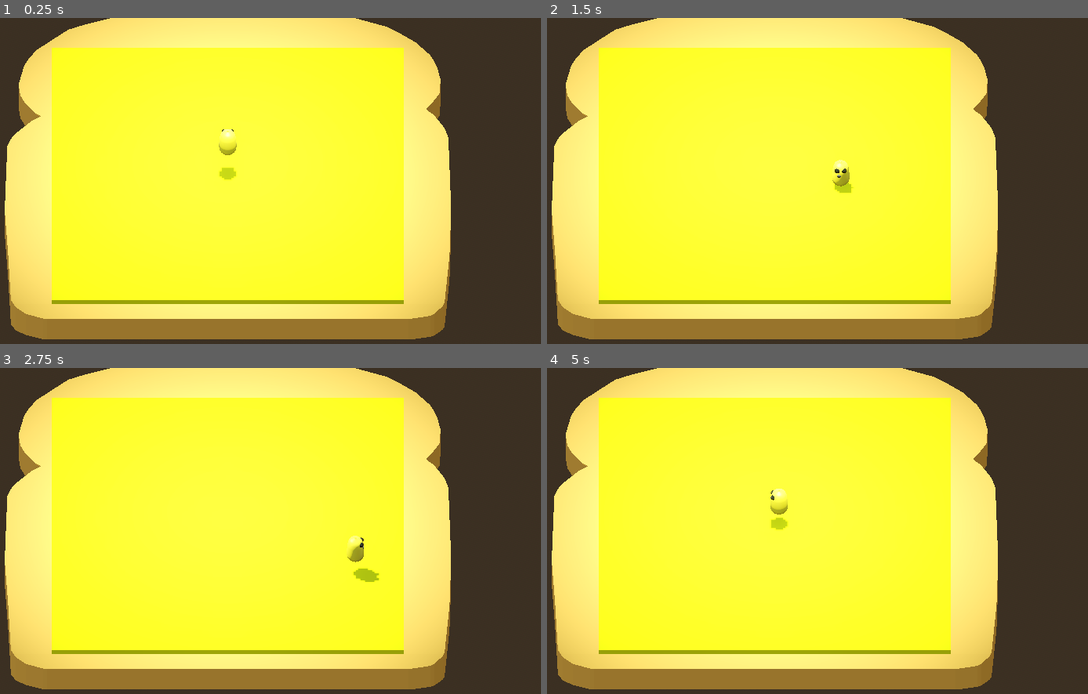
Above: before the commit, frames 1-4 (two rows, left to right).
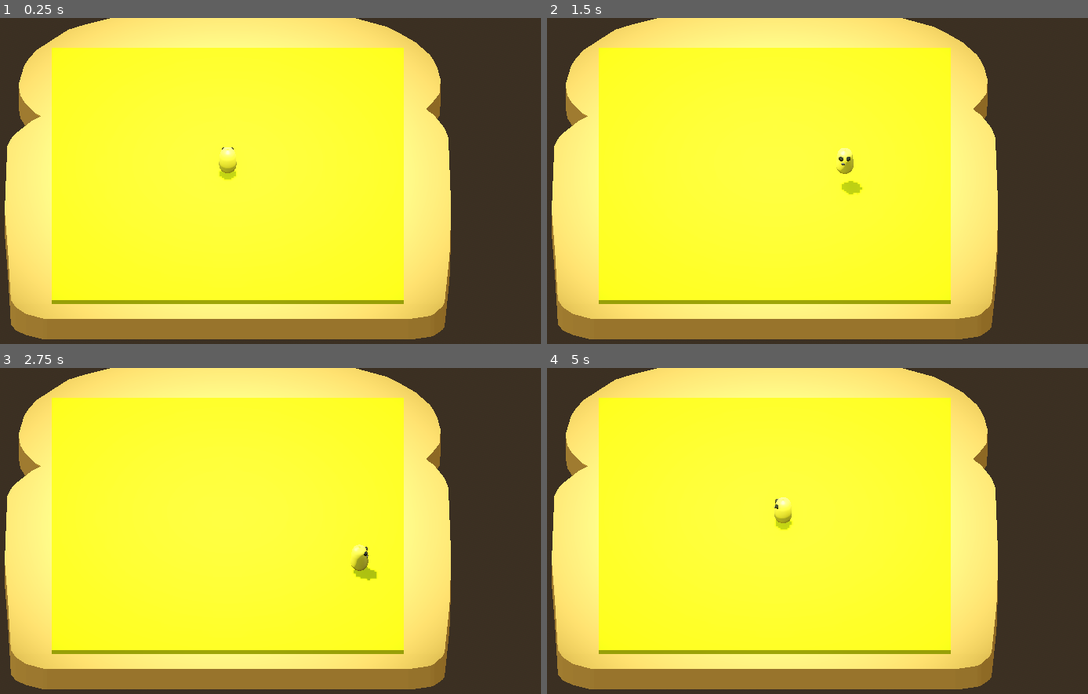
Above: after the commit, the same moments.

Repository: wolfthewizard/mages-breakfast
Game: Godot game, scene res://scenes/environments/level/level.tscn
The game is run twice, just before and just after one commit, with the same random seed, the same clock (stepped at 60 frames per second) and the same inputs.
Inputs:
- Up to frame 1 (0.25 s): no input
- Up to frame 2 (1.5 s): hold D (right) 0.53-1.28 s; tap Space (jump) at 0.77 s; hold S (down) from 1.28 s (still down)
- Up to frame 3 (2.75 s): tap Space (jump) at 1.52 s; release S (down) at 2.03 s; hold D (right) from 2.03 s (still down)
- Up to frame 4 (5 s): release D (right) at 2.78 s; hold W (up) 2.78-3.53 s; tap Space (jump) at 3.02, 3.77, 4.52 s; hold A (left) from 3.53 s (still down)

The runs differ from the first frame. In frame 1, 0.3% of the frame differs, in the area x 40-44%, y 34-48%; in frame 2, 0.4%, in the area x 52-59%, y 39-55%; in frame 3, 0.3%; in frame 4, 0.4%.

Commit message:
added wip knife attack animation

Diff:
--- /dev/null
+++ b/Mage's Breakfast/scenes/entities/knife/knife.gd
@@ -0,0 +1,36 @@
+class_name Knife extends Node3D
+
+
+@export var player: CharacterBody3D
+@export var attack_preparation: float = 1
+@export var attack_delay: float = 0.2
+@export var attack_duration: float = 5
+
+var tween: Tween
+
+
+
+func _ready():
+	mow_attack(Vector3(0, 0.1, 0.08), Vector3(0, 0.1, -0.08))
+	#tween = create_tween().set_trans(Tween.TRANS_CUBIC)
+	#tween.tween_property(self, "global_position", Vector3(-.08, global_position.y, global_position.z), 1)
+
+
+func _physics_process(delta):
+	pass
+
+
+func mow_attack(from: Vector3, to: Vector3):
+	var original_position = global_position
+	var angle = from.angle_to(to)
+	tween = create_tween().set_trans(Tween.TRANS_CUBIC).set_parallel(true)
+	tween.tween_property(self, "global_position", from, attack_preparation)
+	tween.tween_property(self, "basis", Basis.looking_at(to, Vector3.UP), attack_preparation)
+	tween.chain().tween_property(self, "", null, attack_delay)
+	tween.chain().tween_property(self, "global_position", to, attack_duration)
+	tween.chain().tween_property(self, "global_position", original_position, attack_preparation)
+
+
+func _on_killbox_body_entered(body):
+	if body == player:
+		player.queue_free()
--- a/Mage's Breakfast/scenes/entities/knife/knife.tscn
+++ b/Mage's Breakfast/scenes/entities/knife/knife.tscn
@@ -1,4 +1,6 @@
-[gd_scene load_steps=5 format=3 uid="uid://dt1gk0r2prpa3"]
+[gd_scene load_steps=6 format=3 uid="uid://dt1gk0r2prpa3"]
+
+[ext_resource type="Script" path="res://scenes/entities/knife/knife.gd" id="1_suyes"]
 
 [sub_resource type="StandardMaterial3D" id="StandardMaterial3D_yjm2p"]
 resource_name = "metal"
@@ -41,16 +43,22 @@
 blend_shape_mode = 0
 shadow_mesh = SubResource("ArrayMesh_mln21")
 
-[sub_resource type="BoxShape3D" id="BoxShape3D_36mpa"]
-size = Vector3(0.018396, 0.002, 0.0892725)
+[sub_resource type="BoxShape3D" id="BoxShape3D_ufn0c"]
+size = Vector3(0.0149814, 0.002, 0.0939663)
 
-[node name="knife" type="AnimatableBody3D"]
+[node name="Knife" type="Node3D"]
+script = ExtResource("1_suyes")
 
 [node name="Knife" type="MeshInstance3D" parent="."]
-transform = Transform3D(1, 0, 0, 0, 1, 0, 0, 0, 1, 0, 0, 0.0475965)
+transform = Transform3D(-4.37114e-08, 0, 1, 0, 1, 0, -1, 0, -4.37114e-08, 0.048, 0, 0)
 mesh = SubResource("ArrayMesh_peqb2")
 skeleton = NodePath("")
 
-[node name="CollisionShape3D" type="CollisionShape3D" parent="."]
-transform = Transform3D(1, 0, 0, 0, 1, 0, 0, 0, 1, -0.00282593, 0, -0.00272705)
-shape = SubResource("BoxShape3D_36mpa")
+[node name="Killbox" type="Area3D" parent="."]
+transform = Transform3D(-4.37114e-08, 0, 1, 0, 1, 0, -1, 0, -4.37114e-08, 0, 0, 0)
+
+[node name="CollisionShape3D" type="CollisionShape3D" parent="Killbox"]
+transform = Transform3D(1, 0, 0, 0, 1, 0, 0, 0, 1, -0.00150928, 0, -0.00218335)
+shape = SubResource("BoxShape3D_ufn0c")
+
+[connection signal="body_entered" from="Killbox" to="." method="_on_killbox_body_entered"]
--- a/Mage's Breakfast/scenes/environments/level/level.tscn
+++ b/Mage's Breakfast/scenes/environments/level/level.tscn
@@ -1,7 +1,8 @@
-[gd_scene load_steps=9 format=3 uid="uid://22fg3ja4i2yc"]
+[gd_scene load_steps=7 format=3 uid="uid://22fg3ja4i2yc"]
 
 [ext_resource type="PackedScene" uid="uid://1xos702r1o27" path="res://scenes/entities/player/player.tscn" id="1_e26tj"]
 [ext_resource type="PackedScene" uid="uid://dg4yecaox8lhp" path="res://scenes/entities/toast/toast.tscn" id="2_sqals"]
+[ext_resource type="PackedScene" uid="uid://dt1gk0r2prpa3" path="res://scenes/entities/knife/knife.tscn" id="3_6ucxa"]
 
 [sub_resource type="ProceduralSkyMaterial" id="ProceduralSkyMaterial_u7etj"]
 sky_horizon_color = Color(0.64625, 0.65575, 0.67075, 1)
@@ -16,16 +17,6 @@
 tonemap_mode = 2
 glow_enabled = true
 
-[sub_resource type="BoxShape3D" id="BoxShape3D_xal3a"]
-size = Vector3(0.1, 0.008, 0.1)
-
-[sub_resource type="StandardMaterial3D" id="StandardMaterial3D_ehig6"]
-albedo_color = Color(1, 0.545098, 0, 1)
-
-[sub_resource type="BoxMesh" id="BoxMesh_j6ag0"]
-material = SubResource("StandardMaterial3D_ehig6")
-size = Vector3(0.1, 0.008, 0.1)
-
 [node name="Level" type="Node3D"]
 
 [node name="DirectionalLight3D" type="DirectionalLight3D" parent="."]
@@ -37,18 +28,8 @@
 [node name="WorldEnvironment" type="WorldEnvironment" parent="."]
 environment = SubResource("Environment_uff6i")
 
-[node name="Toast" type="StaticBody3D" parent="."]
-transform = Transform3D(0.993064, 0, -0.117572, 0, 1, 0, 0.117572, 0, 0.993064, 0, 0, 0)
-visible = false
-
-[node name="CollisionShape3D" type="CollisionShape3D" parent="Toast"]
-shape = SubResource("BoxShape3D_xal3a")
-
-[node name="MeshInstance3D" type="MeshInstance3D" parent="Toast"]
-mesh = SubResource("BoxMesh_j6ag0")
-
 [node name="Player" parent="." instance=ExtResource("1_e26tj")]
-transform = Transform3D(1, 0, 0, 0, 1, 0, 0, 0, 1, 0, 0.016037, 0)
+transform = Transform3D(1, 0, 0, 0, 1, 0, 0, 0, 1, 0, 0.00849494, 0)
 
 [node name="CameraPivot" type="Node3D" parent="."]
 transform = Transform3D(1, 0, 0, 0, 0.696113, 0.717932, 0, -0.717932, 0.696113, 0, 0.078172, 0.0773214)
@@ -70,4 +51,8 @@
 spot_range = 1.0
 spot_angle = 40.0
 
-[node name="Toast2" parent="." instance=ExtResource("2_sqals")]
+[node name="Toast" parent="." instance=ExtResource("2_sqals")]
+
+[node name="Knife" parent="." node_paths=PackedStringArray("player") instance=ExtResource("3_6ucxa")]
+transform = Transform3D(1, 0, 0, 0, 1, 0, 0, 0, 1, 0.08, 0.1, 0)
+player = NodePath("../Player")
